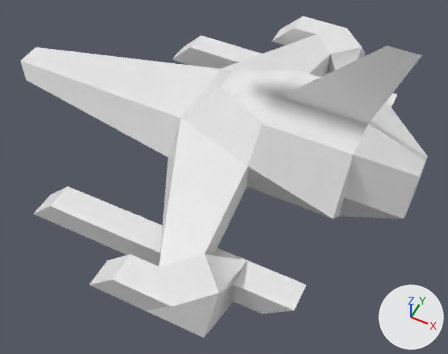
What one commit did to the OBJ model models/player.obj.
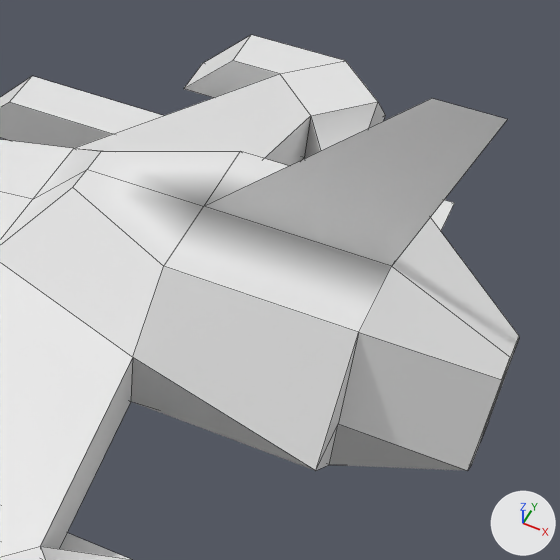
Each version is shown whole from a 50 mm lens placed at (8.34, -14.87, 15.52), pointed at (1.84, -1.87, -0.73), then close up on the part from 42% to 100% of the width and 0% to 74% of the height. Lighting does not change. The marker at lower right points along +X, +Y and +Z. The close-ups show mesh edges as thin lines. Where no turn or scale is listed for an object, it has been applied to the vertices. Vertices at the same position are counted once.

Names of what the first close-up shows: 'PlayerShip'.
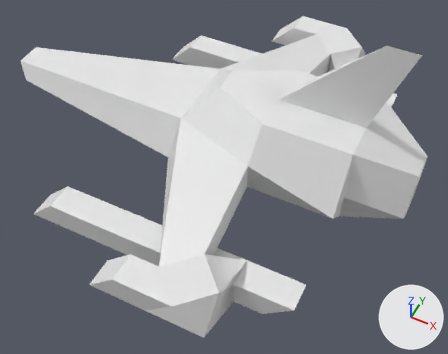
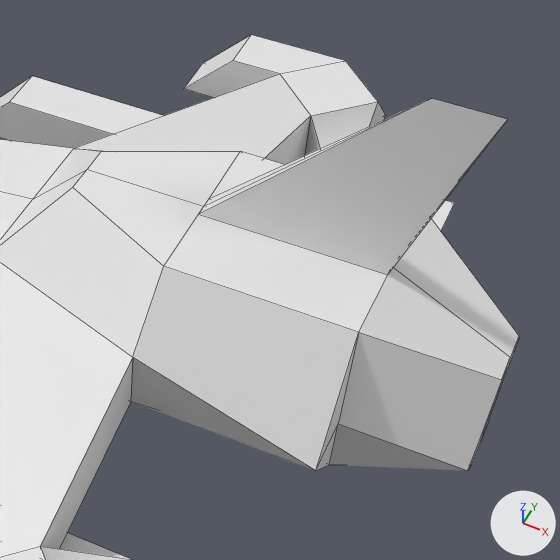
Commit message: improve player model + bullet trajectory

Changed parts and their boxes [x1, y1, x2, y2] in the close-ups (560 x 560 px):
part 1 of me_playership, built on: before [204, 98, 508, 266]; after [199, 98, 508, 275]

The change, as a list of edits to the scene's bpy script:
```text
Change me_playership:
    where me_playership.from_pydata(...)  # 92 vertices, 93 faces; spans x -8.0..8.0, y -7.5..7.5, z -2.0..5.0
    used by ob_playership; location = (0.0, 0.0, 0.0)
    verts and faces of me_playership; kept vertices keep their numbers, new ones are numbered from 92
    before: 73 (6.0, 0.0, 2.0) at pixel (391, 266), 74 (3.0, 0.0, 2.0) at pixel (203, 206), 90 (7.0, 0.0, 5.0) at pixel (507, 119), 91 (6.0, 0.0, 5.0) at pixel (431, 98)
    me_playership part 1
    add delete_faces([(73, 90, 91, 74)])
    add verts[92] = (3.0, 0.2, 2.0)  # pixel (208, 198)
    add verts[93] = (6.0, 0.2, 2.0)
    add verts[94] = (3.0, -0.2, 2.0)  # pixel (198, 214)
    add verts[95] = (6.0, -0.2, 2.0)  # pixel (387, 274)
    add faces += [(90, 93, 92, 91), (73, 93, 90), (74, 91, 92), (90, 91, 94, 95), (73, 90, 95), (74, 94, 91)]
```
